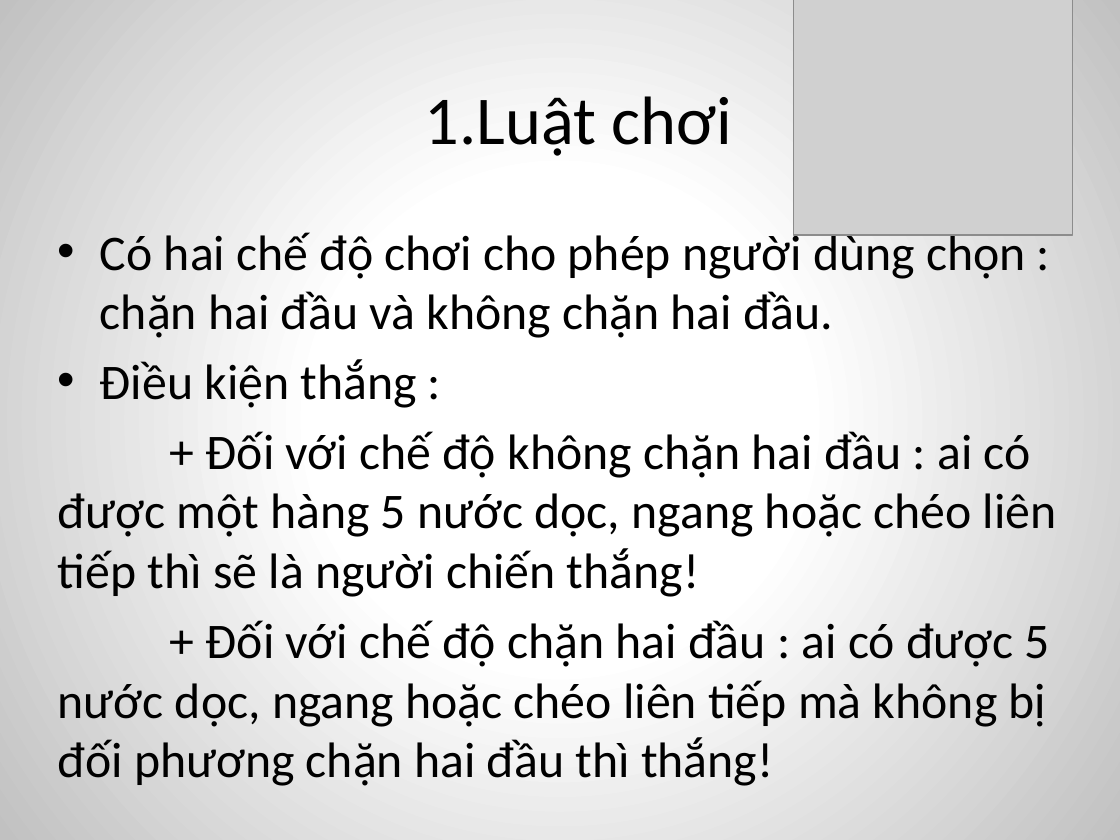
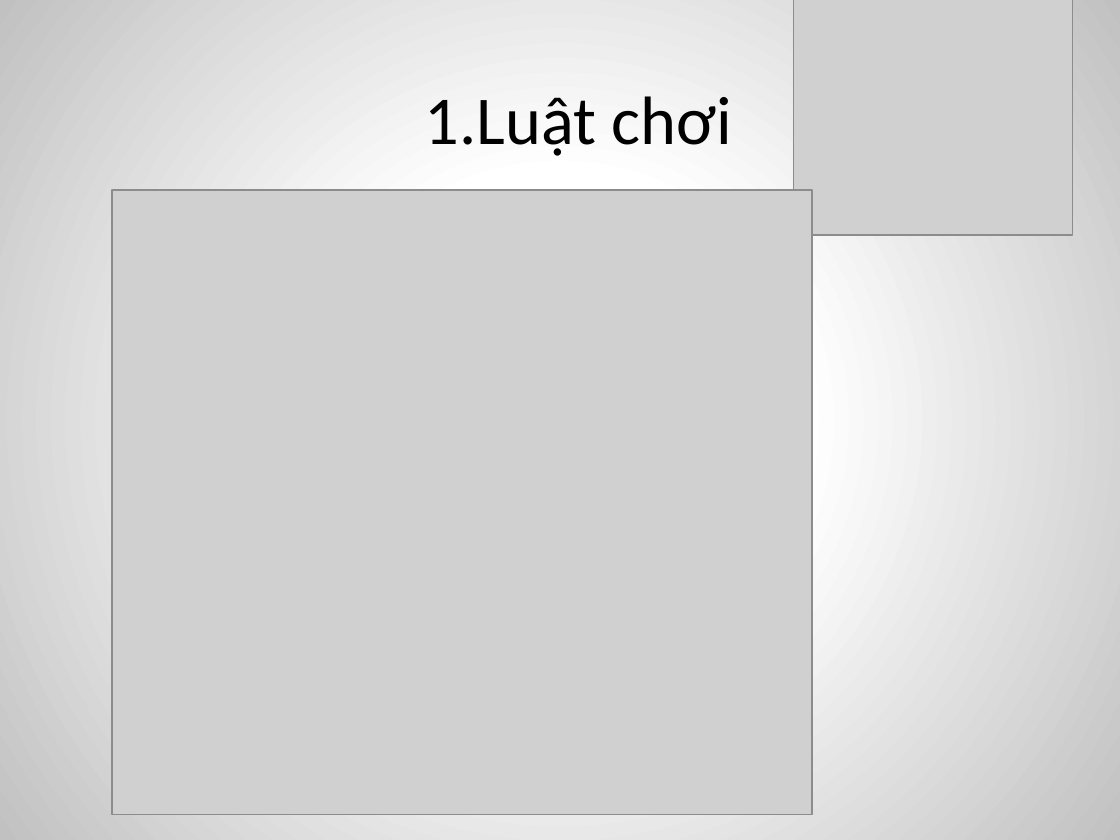
Before and after one commit to MrXiX/CARO-2-NGUOI, a slide deck: slide 9 of doancarohki1819.pptx. Drawn at 1120x840 pixels with LibreOffice and Linux fonts; fonts in the diff are those of the drawing; grey boxes stand for pictures. Boxes give left, top, right and bottom in pixels: in the first picture for what was removed or moved away, otherwise in the second. Text is boxed around its words. In the diff, an @@ line names an element or a change of style, - is before the commit and + after.

```diff
--- a/doancarohki1819.pptx
+++ b/doancarohki1819.pptx
@@ picture added at (112, 190, 812, 814) @@
@@ text removed at (58, 229, 1057, 786) @@
-• Có hai chế độ chơi cho phép người dùng chọn : chặn hai đầu và không chặn hai đầu.
-• Điều kiện thắng :
-+ Đối với chế độ không chặn hai đầu : ai có được một hàng 5 nước dọc, ngang hoặc chéo liên tiếp thì sẽ là người chiến thắng!
-+ Đối với chế độ chặn hai đầu : ai có được 5 nước dọc, ngang hoặc chéo liên tiếp mà không bị đối phương chặn hai đầu thì thắng!
```
Also in this commit, not shown: 6 other slides changed, 7 slides added, 6 slides removed, 2 other files.
